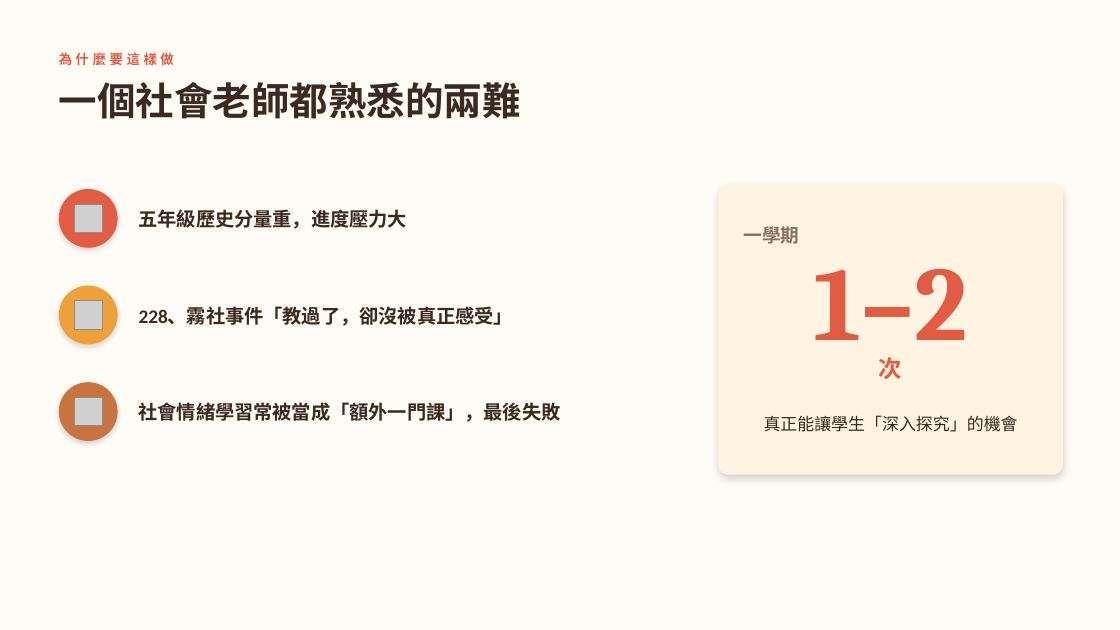
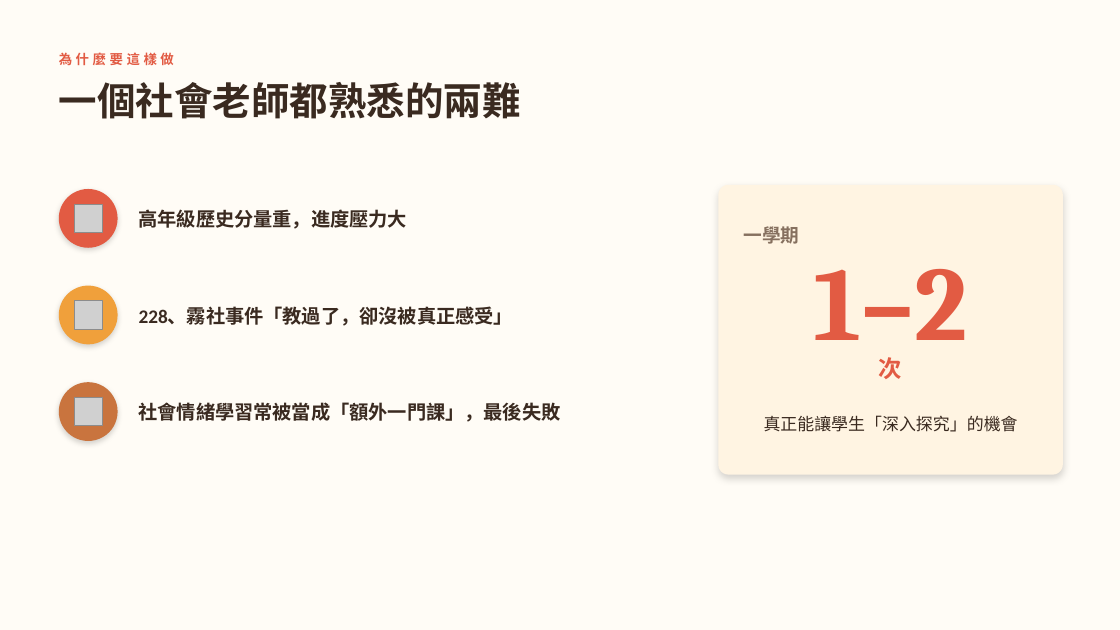
Before and after one commit to socialele01-byte/history-fig-tespn-sel, a slide deck: slide 2 of FIG-TESPN社會科教學包_工作坊簡報.pptx. Drawn at 1120x630 pixels with LibreOffice and Linux fonts; fonts in the diff are those of the drawing; grey boxes stand for pictures. Boxes give left, top, right and bottom in pixels: in the first picture for what was removed or moved away, otherwise in the second. Text is boxed around its words. In the diff, an @@ line names an element or a change of style, - is before the commit and + after.

```diff
--- a/FIG-TESPN社會科教學包_工作坊簡報.pptx
+++ b/FIG-TESPN社會科教學包_工作坊簡報.pptx
@@ text at [139, 209, 408, 229]: text changed @@
-五年級歷史分量重，進度壓力大
+高年級歷史分量重，進度壓力大
```
Also in this commit, not shown: 1 other slide changed, 6 other files.
